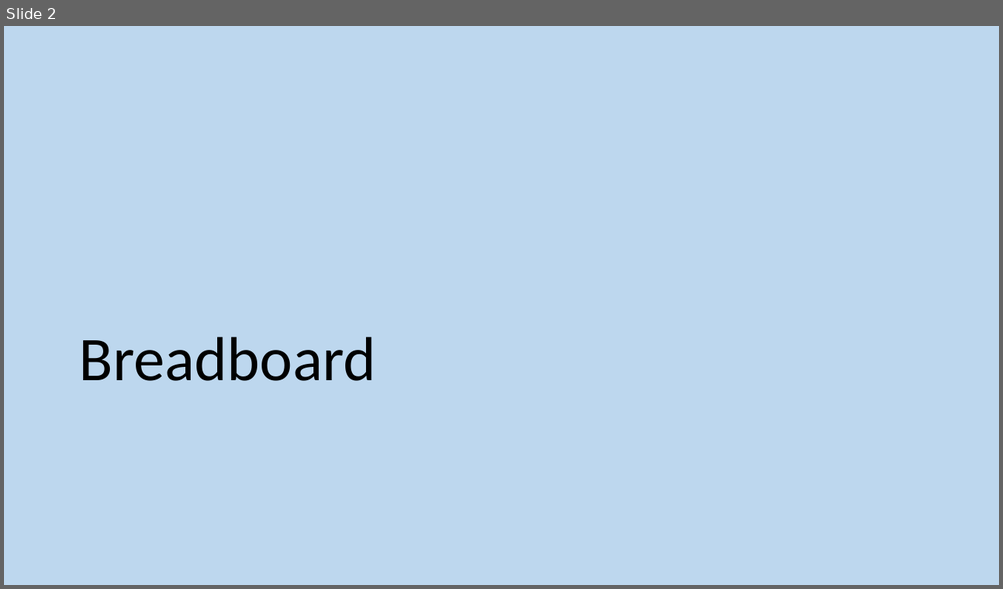
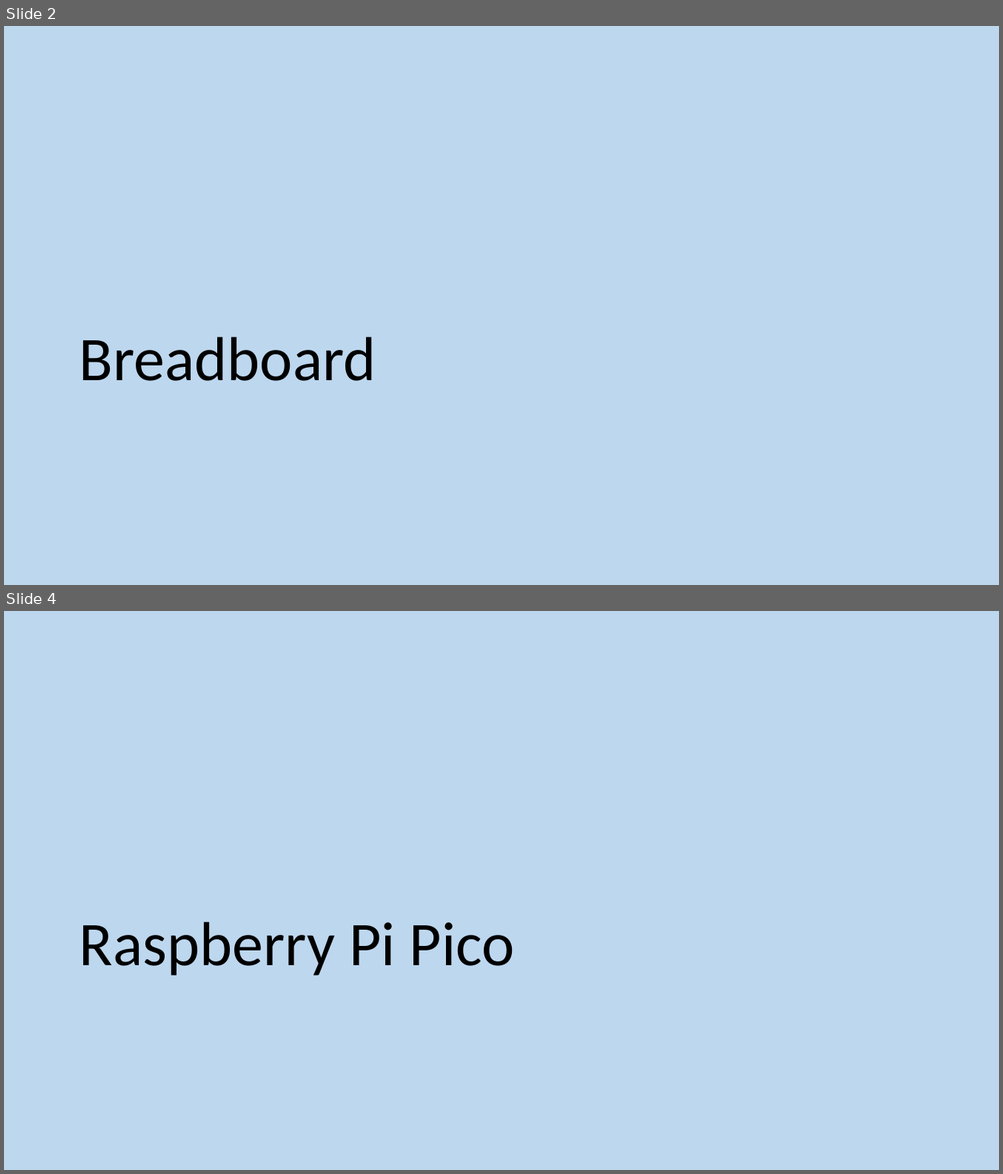
Before and after one commit to MrFriendCS/MrFriendCS.github.io, a slide deck: physical/Physical Slides.pptx. Shown one above the other, each under a label of ours: slide 2 before the commit, slides 2 and 4 after it; the slides between them are not shown. The pictures are 1003x589 and 1003x1174 pixels, drawn with LibreOffice and Linux fonts; fonts in the diff are those of the drawing. Boxes give left, top, right and bottom in pixels: in the first picture for what was removed or moved away, otherwise in the second. Text is boxed around its words. In the diff, an @@ line names an element or a change of style, - is before the commit and + after.

```diff
--- a/physical/Physical Slides.pptx
+++ b/physical/Physical Slides.pptx
@@ slide 4 added at [4, 611, 999, 1170], background #BDD7EE @@
@@ title added at [79, 922, 515, 976], 60 pt, text #000000 @@
+Raspberry Pi Pico
```
Also in this commit, not shown: 2 other slides added, 10 other files.
